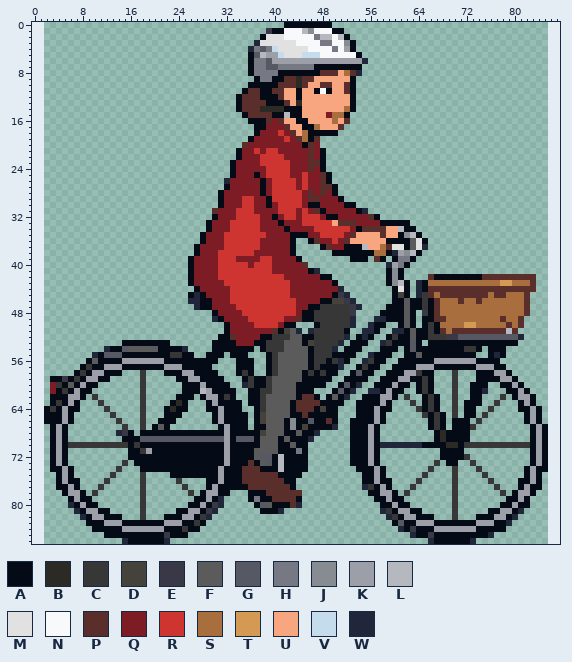
File history of a pixel-art file, art/source/rw_cyclist_adult/rw_cyclist_adult.aseprite. The first picture shows the starting point.
84x87 pixels, 1 frame. The old version is drawn lined up with the new one, on the new canvas.
Palette (. is transparent): A #050a17  B #2b2a25  C #373737  D #44423a  E #393847  F #5b5b5b  G #565864  H #767884  J #878c92  K #9c9ea8  L #b5b9bf  M #e1e1e1  N #f7f9fa  P #5a2e2a  Q #7d1c24  R #ce3531  S #a86e3e  T #d49a54  U #f7a67f  V #c4dcec  W #21273a
New version:
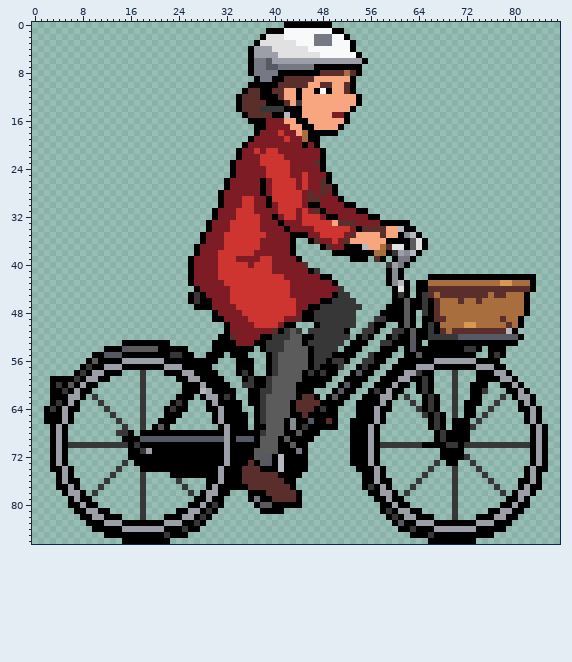
From old to new:
canvas 84x87 -> 88x87, the old top-left corner now at 2,0
colour A: #050a17 -> #000000
y 1: x 39 E -> A; x 45..46 LJ -> NN
y 2: x 48..49 LL -> HH; x 51 L -> N
y 3: x 37 W -> A; x 47 N -> H; x 52 J -> N
y 4: x 36..40 WHGHV -> AKKKM; x 50 H -> N; x 52 K -> N
y 5: x 37..38 GL -> KK; x 41 V -> M; x 45..47 VVV -> MMM
y 6: x 55 W -> A
y 8: x 51 U -> P; x 54 W -> A
y 9..10: x 44 B -> P
y 12: x 53..54 A. -> UA
y 13: x 44 B -> C; x 53..54 A. -> UA
y 14: x 38..41 BBBB -> CCCC; x 52 S -> U
y 15: x 49..51 QSS -> UQQ
y 16: x 39 P -> Q; x 41 P -> Q; x 50 S -> U; x 52 P -> A
y 17: x 42 P -> Q; x 47 S -> U; x 51 P -> A
y 18: x 43 P -> Q
y 19: x 44 P -> Q; x 47 P -> A
y 20: x 35 P -> A; x 46..47 PQ -> QA
y 21..24: x 46 P -> Q
y 25: x 37 A -> Q; x 48 P -> Q
y 26: x 32 W -> A
y 31: x 30 P -> A; x 55 W -> A
y 32: x 56 P -> A
y 37: x 65 W -> A
y 38: x 60 W -> C
y 40: x 59 W -> C
y 41: x 47 W -> C
y 42: x 66 P -> A; x 75..83 PPPPPPPPP -> AAAAAAAAA
y 43: x 64 W -> A; x 83 P -> A
y 44: x 51 W -> C; x 64 W -> A; x 83 P -> A
y 45: x 27 W -> C; x 51..52 EW -> CC; x 61 D -> C; x 64 W -> A; x 82 P -> A
y 46: x 26..27 WW -> AC; x 50..53 DDEW -> CCCC; x 82 P -> A
y 47: x 27 W -> A; x 53..54 EW -> CC; x 82 P -> A
y 48: x 53 E -> C; x 65 E -> C; x 82 P -> A
y 49: x 30 W -> A; x 53 W -> C; x 57..58 WW -> CC; x 81 P -> A
y 50: x 53 W -> C; x 56 W -> C; x 81 P -> A
y 51: x 42 D -> C; x 44 W -> C; x 46 W -> C; x 55..56 WW -> CC; x 60..61 WW -> CC; x 80 P -> A
y 52: x 52 W -> C; x 55 W -> C; x 69..70 EE -> CC; x 81 W -> A
y 53: x 46 D -> C; x 51 W -> C; x 58 W -> C
y 54: x 12 W -> A; x 25 W -> A; x 50 W -> C
y 55: x 10 W -> A; x 56 W -> C; x 77 W -> C
y 56: x 51 W -> C; x 55 W -> C
y 57: x 51 W -> C
y 59: x 5 E -> A
y 60: x 3 Q -> A; x 35 W -> C; x 54 W -> A
y 61: x 3 Q -> A; x 53 W -> A; x 56..57 WW -> AC; x 75 W -> C
y 62: x 52 W -> A
y 63: x 24 B -> C
y 64: x 23 B -> C; x 48 D -> C
y 65..66: x 38 D -> C
y 67: x 45 D -> C; x 50 W -> A
y 68: x 14..15 WE -> CC; x 38 D -> C; x 47 W -> A; x 68 B -> C
y 69: x 46 W -> A; x 68 B -> C
y 70: x 58..64 WWWWWWW -> CCCCCCC; x 69..70 BB -> CC
y 77: x 55 W -> A
y 78: x 44 P -> A
y 79: x 31 W -> A
y 80: x 6 W -> A; x 30..31 EW -> CA; x 43..44 PW -> AA
y 81: x 7 W -> A; x 29..30 EW -> CA; x 41 W -> A; x 58 W -> A; x 81 W -> A
y 82: x 8 W -> A; x 29 W -> A; x 59 W -> A; x 80 W -> A
y 83: x 79 W -> A
y 84: x 61 W -> A; x 63 E -> C
y 85: x 22 E -> C; x 63 W -> A; x 66 E -> C; x 76 W -> A
y 86: x 15 W -> A; x 22 W -> A; x 66 W -> A; x 73 W -> A
Boxes around the changes in both pictures, in picture pixels (x1, y1, x2, y2):
changed: (44, 22, 548, 544)
